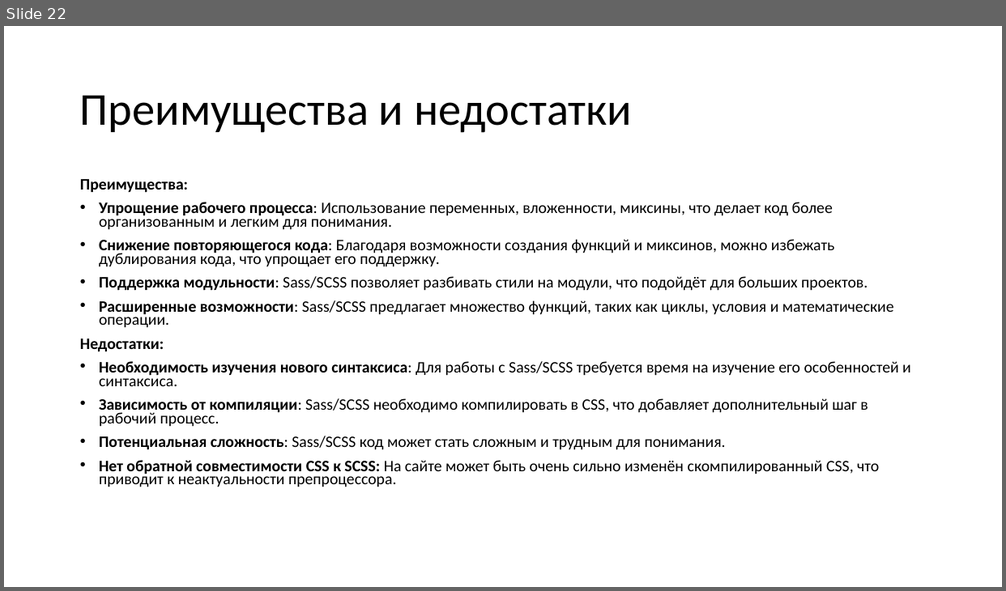
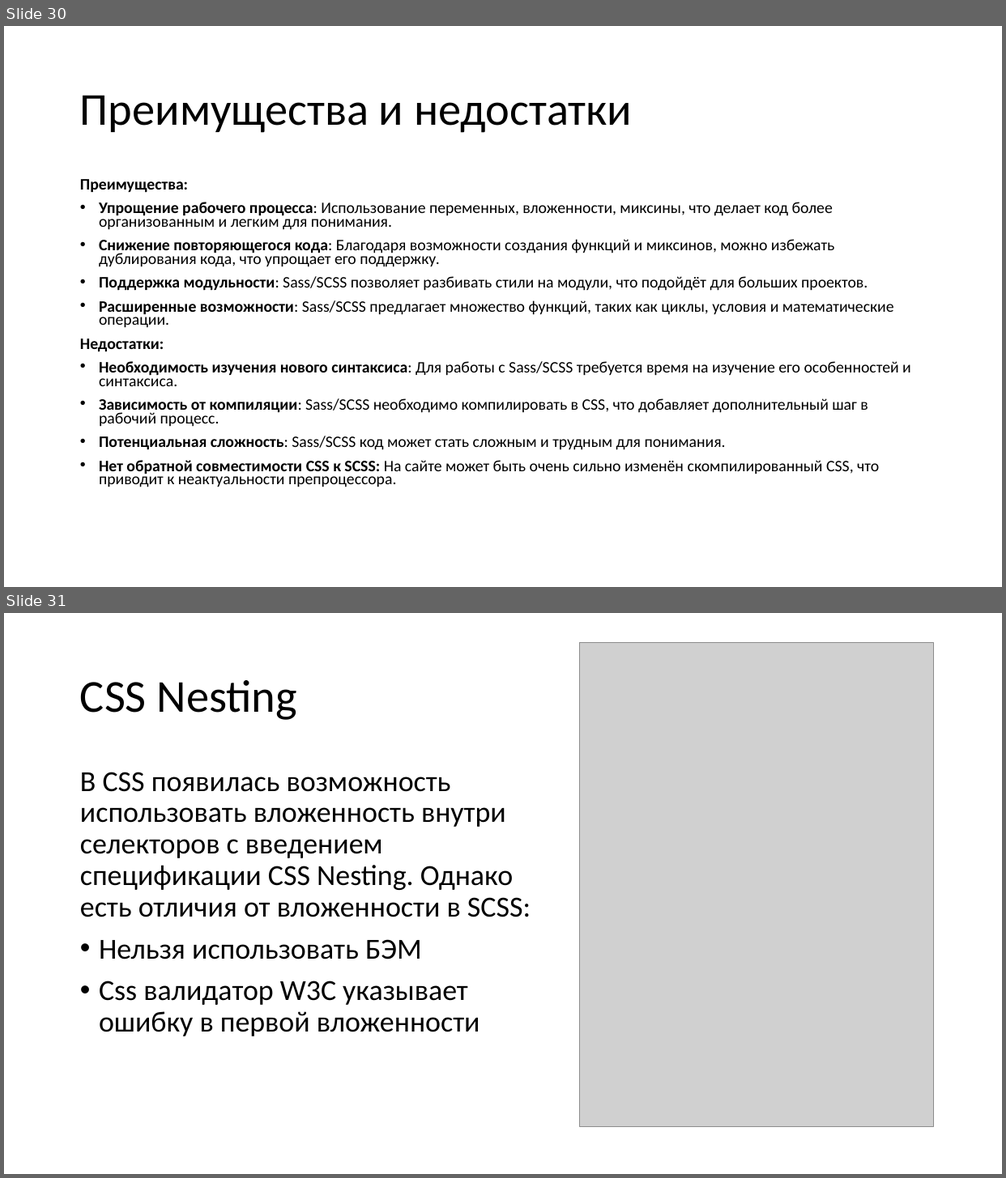
Before and after one commit to TalantRys/scss-study, a slide deck: sass.pptx. Shown one above the other, each under a label of ours: slide 22 before the commit, slides 30 and 31 after it. The pictures are 1006x591 and 1006x1178 pixels, drawn with LibreOffice and Linux fonts; fonts in the diff are those of the drawing; grey boxes stand for pictures. Boxes give left, top, right and bottom in pixels: in the first picture for what was removed or moved away, otherwise in the second. Text is boxed around its words. In the diff, an @@ line names an element or a change of style, - is before the commit and + after.

```diff
--- a/sass.pptx
+++ b/sass.pptx
@@ slide 31 added at <box>4,613,1002,1174</box>, background #FFFFFF @@
@@ picture added at <box>580,643,933,1127</box> @@
@@ title added at <box>80,680,298,720</box>, 44 pt, text #000000 @@
+CSS Nesting
@@ text added at <box>80,772,530,1037</box>, 28 pt, text #000000 @@
+В CSS появилась возможность использовать вложенность внутри селекторов с введением спецификации CSS Nesting. Однако есть отличия от вложенности в SCSS:
+• Нельзя использовать БЭМ
+• Css валидатор W3C указывает ошибку в первой вложенности
@@ what was slide 22 is now slide 30 @@
```
Also in this commit, not shown: 5 slides changed, 8 other slides added, 9 other files.
